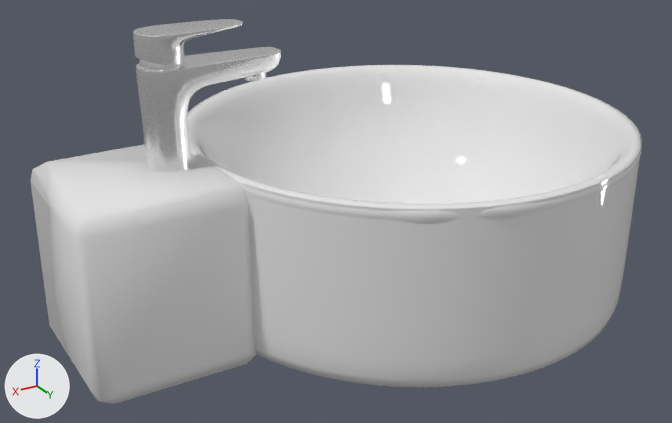
Renders of the glTF model sink-highpoly.gltf from each side of a commit.
Both versions are drawn from a camera (50 mm lens) standing at (2.422, 3.395, 1.109) and looking at (0.41, 0.042, -0.567). Lighting does not change. The marker at lower left points along +X, +Y and +Z. Where no turn or scale is listed for an object, it has been applied to the vertices.
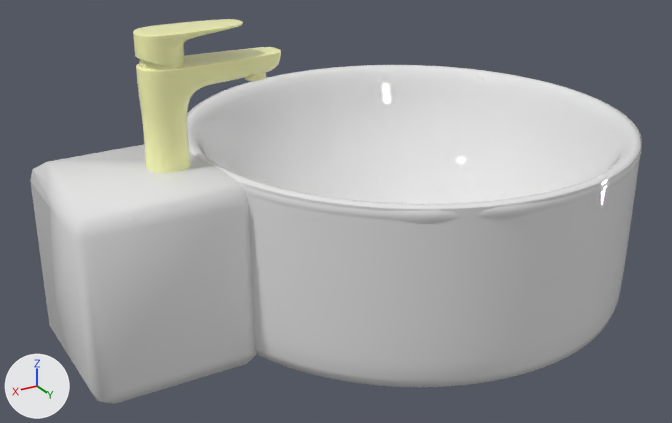
The newer file is also turned or shifted as a whole; pictures and numbers use the older file's frame.

Location of each change, (x1, y1, x2, y2) in pixels of the pictures (672 x 423 px):
'City_collapsed', recoloured, surface changed (white to beige)
    both: (133, 19, 281, 173)

The change in detail:
In material 'Chrome' (mat_chrome), metallic goes from 1.0 to 0.0.
Material 'Chrome' (mat_chrome) changes colour from white #ffffff to beige #feffb9; in linear values from (1.0, 1.0, 1.0) to (0.99, 1.0, 0.485).
